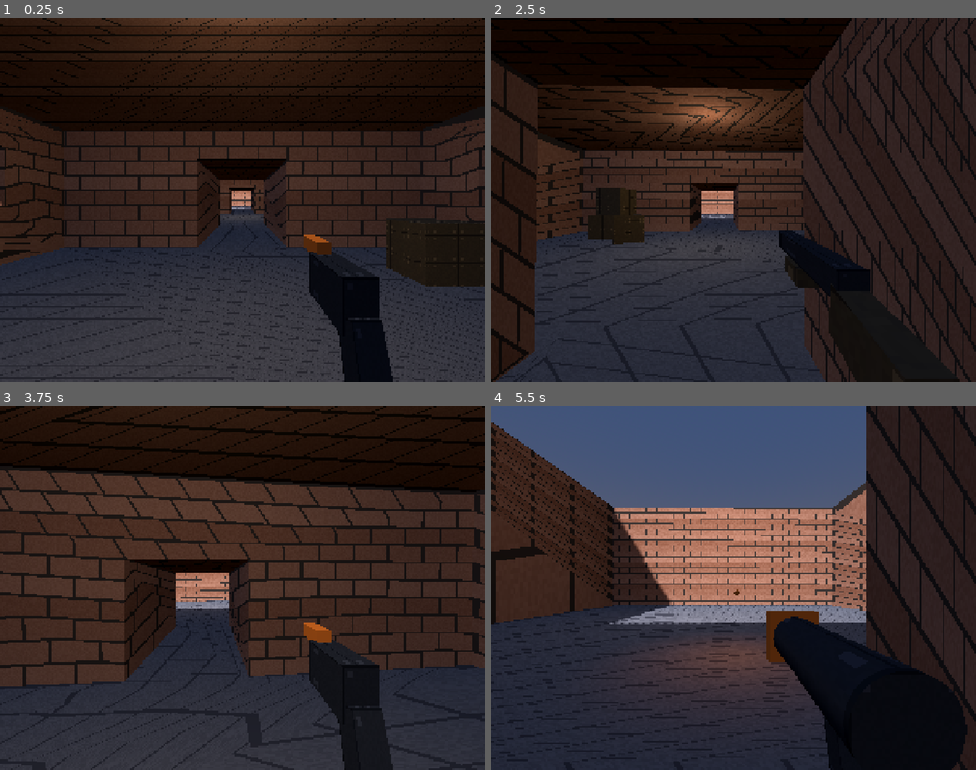
Above: before the commit, frames 1-4 (two rows, left to right).
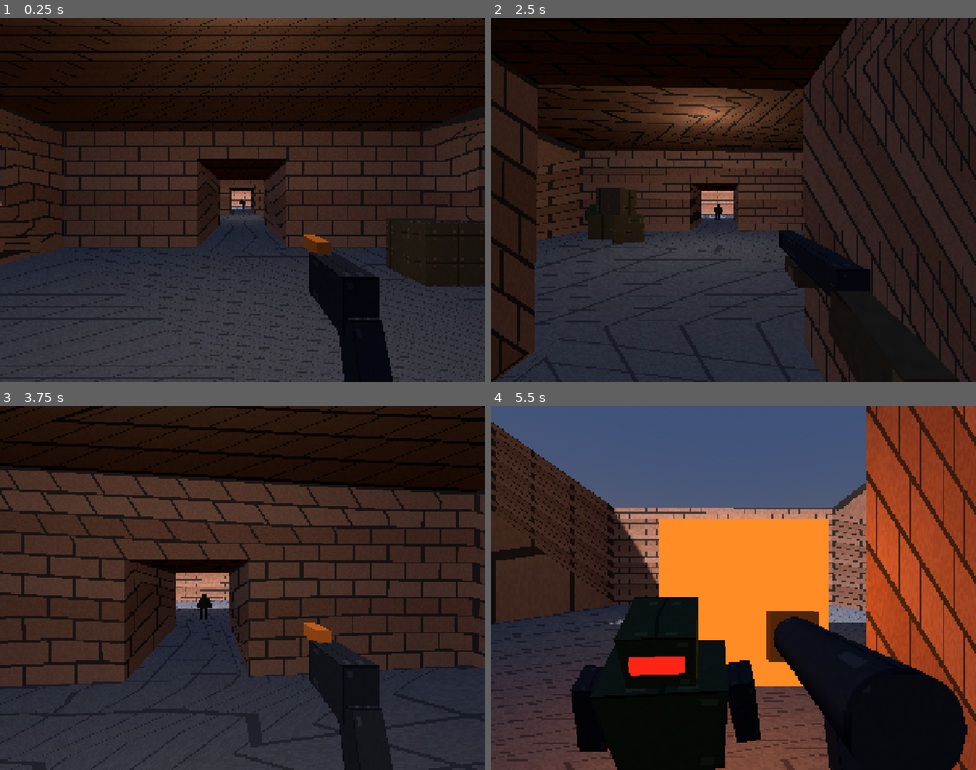
Above: after the commit, the same moments.

Repository: ffindusz/Retro-FPS-I
Game: Godot game, scene res://scenes/main.tscn
Same seed, same stepped clock (60 frames per second), same inputs: the game is played once before the commit and once after it.
Inputs (mouse positions are in pixels of both pictures, inside the frame that each line leads up to):
- Up to frame 1 (0.25 s): no input
- Up to frame 2 (2.5 s): tap Enter at 0.5 s; move the mouse to (757, 200) at 0.52 s; press the mouse at (757, 200) at 0.53 s; hold W (move_forward) from 0.53 s (still down); tap Space (jump) at 0.77, 1.52 s; move the mouse to (709, 200) at 1.27 s; release the mouse at (709, 200) at 1.28 s; tap 1 (weapon_1) at 1.35 s; move the mouse to (743, 192) at 2.02 s; hold 2 (weapon_2) from 2.03 s (still down)
- Up to frame 3 (3.75 s): keep holding W (move_forward); move the mouse to (237, 595) at 2.77 s; release 2 (weapon_2) at 2.78 s; tap 3 (weapon_3) at 2.85 s; tap Space (jump) at 3.02 s; move the mouse to (276, 591) at 3.52 s; hold Mouse wheel down (weapon_next) from 3.53 s (still down)
- Up to frame 4 (5.5 s): keep holding W (move_forward); tap Space (jump) at 3.77, 4.52 s; move the mouse to (694, 584) at 4.27 s; release Mouse wheel down (weapon_next) at 4.28 s; tap Mouse wheel up (weapon_prev) at 4.35 s; move the mouse to (738, 588) at 5.02 s; press the mouse at (738, 588) at 5.03 s

The runs differ from the first frame. In frame 1, less than 0.1% of the frame differs, in the area x 49-51%, y 49-53%; in frame 2, 0.1%; in frame 3, 0.1%; in frame 4, 48%, in the area x 0-100%, y 0-100%.

Commit message:
Phase 4: grunt enemy AI
- EnemyBase FSM: IDLE -> NOTICE -> CHASE -> ATTACK -> DEAD with
  LOS raycasts, coarse perception polling, wall-slide steering around
  obstacles, aggro-on-hit, topple death + despawn
- Low-poly grunt (box primitives, red visor) with run bob; melee attack
- 4 grunts placed in level (one moved off a crate overlap); horizontal
  range checks to avoid attack-state flicker; headless AI test tool

Diff:
--- /dev/null
+++ b/assets/materials/mat_grunt.tres
@@ -0,0 +1,13 @@
+[gd_resource type="ShaderMaterial" load_steps=3 format=3]
+
+[ext_resource type="Shader" path="res://shaders/ps1_vertex_snap.gdshader" id="1_shader"]
+[ext_resource type="Texture2D" path="res://assets/textures/metal_plate.png" id="2_tex"]
+
+[resource]
+shader = ExtResource("1_shader")
+shader_parameter/albedo_color = Color(0.5, 0.62, 0.4, 1)
+shader_parameter/albedo_texture = ExtResource("2_tex")
+shader_parameter/uv_scale = Vector2(1, 1)
+shader_parameter/snap_resolution = 240.0
+shader_parameter/affine_strength = 1.0
+shader_parameter/world_uv = 0.0
--- /dev/null
+++ b/scenes/enemies/enemy_grunt.tscn
@@ -0,0 +1,74 @@
+[gd_scene load_steps=10 format=3]
+
+[ext_resource type="Script" path="res://scripts/enemies/enemy_grunt.gd" id="1_script"]
+[ext_resource type="Material" path="res://assets/materials/mat_grunt.tres" id="2_skin"]
+[ext_resource type="Material" path="res://assets/materials/mat_gunmetal.tres" id="3_metal"]
+
+[sub_resource type="CapsuleShape3D" id="CapsuleShape3D_body"]
+radius = 0.45
+height = 1.7
+
+[sub_resource type="BoxMesh" id="BoxMesh_torso"]
+size = Vector3(0.55, 0.65, 0.32)
+
+[sub_resource type="BoxMesh" id="BoxMesh_head"]
+size = Vector3(0.28, 0.26, 0.28)
+
+[sub_resource type="BoxMesh" id="BoxMesh_arm"]
+size = Vector3(0.14, 0.5, 0.14)
+
+[sub_resource type="BoxMesh" id="BoxMesh_leg"]
+size = Vector3(0.16, 0.7, 0.16)
+
+[sub_resource type="StandardMaterial3D" id="StandardMaterial3D_visor"]
+shading_mode = 0
+albedo_color = Color(1, 0.15, 0.1, 1)
+
+[sub_resource type="BoxMesh" id="BoxMesh_visor"]
+size = Vector3(0.2, 0.06, 0.04)
+
+[node name="EnemyGrunt" type="CharacterBody3D"]
+collision_layer = 4
+collision_mask = 7
+script = ExtResource("1_script")
+
+[node name="CollisionShape3D" type="CollisionShape3D" parent="."]
+transform = Transform3D(1, 0, 0, 0, 1, 0, 0, 0, 1, 0, 0.85, 0)
+shape = SubResource("CapsuleShape3D_body")
+
+[node name="Visual" type="Node3D" parent="."]
+
+[node name="Torso" type="MeshInstance3D" parent="Visual"]
+transform = Transform3D(1, 0, 0, 0, 1, 0, 0, 0, 1, 0, 1.05, 0)
+mesh = SubResource("BoxMesh_torso")
+surface_material_override/0 = ExtResource("2_skin")
+
+[node name="Head" type="MeshInstance3D" parent="Visual"]
+transform = Transform3D(1, 0, 0, 0, 1, 0, 0, 0, 1, 0, 1.52, 0)
+mesh = SubResource("BoxMesh_head")
+surface_material_override/0 = ExtResource("2_skin")
+
+[node name="Visor" type="MeshInstance3D" parent="Visual"]
+transform = Transform3D(1, 0, 0, 0, 1, 0, 0, 0, 1, 0, 1.53, -0.15)
+mesh = SubResource("BoxMesh_visor")
+surface_material_override/0 = SubResource("StandardMaterial3D_visor")
+
+[node name="ArmL" type="MeshInstance3D" parent="Visual"]
+transform = Transform3D(0.985, 0.174, 0, -0.174, 0.985, 0, 0, 0, 1, -0.38, 1.05, 0)
+mesh = SubResource("BoxMesh_arm")
+surface_material_override/0 = ExtResource("3_metal")
+
+[node name="ArmR" type="MeshInstance3D" parent="Visual"]
+transform = Transform3D(0.985, -0.174, 0, 0.174, 0.985, 0, 0, 0, 1, 0.38, 1.05, 0)
+mesh = SubResource("BoxMesh_arm")
+surface_material_override/0 = ExtResource("3_metal")
+
+[node name="LegL" type="MeshInstance3D" parent="Visual"]
+transform = Transform3D(1, 0, 0, 0, 1, 0, 0, 0, 1, -0.15, 0.35, 0)
+mesh = SubResource("BoxMesh_leg")
+surface_material_override/0 = ExtResource("3_metal")
+
+[node name="LegR" type="MeshInstance3D" parent="Visual"]
+transform = Transform3D(1, 0, 0, 0, 1, 0, 0, 0, 1, 0.15, 0.35, 0)
+mesh = SubResource("BoxMesh_leg")
+surface_material_override/0 = ExtResource("3_metal")
--- a/scenes/levels/level_01.tscn
+++ b/scenes/levels/level_01.tscn
@@ -1,6 +1,7 @@
-[gd_scene load_steps=5 format=3]
+[gd_scene load_steps=6 format=3]
 
 [ext_resource type="Material" path="res://assets/materials/mat_wall.tres" id="1_wall"]
+[ext_resource type="PackedScene" path="res://scenes/enemies/enemy_grunt.tscn" id="5_grunt"]
 [ext_resource type="Material" path="res://assets/materials/mat_floor.tres" id="2_floor"]
 [ext_resource type="Material" path="res://assets/materials/mat_metal.tres" id="3_metal"]
 [ext_resource type="Material" path="res://assets/materials/mat_crate.tres" id="4_crate"]
@@ -236,13 +237,27 @@
 light_energy = 1.2
 omni_range = 26.0
 
+[node name="Enemies" type="Node3D" parent="."]
+
+[node name="Grunt1" parent="Enemies" instance=ExtResource("5_grunt")]
+transform = Transform3D(1, 0, 0, 0, 1, 0, 0, 0, 1, -6.5, 0.1, -4.5)
+
+[node name="Grunt2" parent="Enemies" instance=ExtResource("5_grunt")]
+transform = Transform3D(1, 0, 0, 0, 1, 0, 0, 0, 1, 4, 0.1, 2)
+
+[node name="Grunt3" parent="Enemies" instance=ExtResource("5_grunt")]
+transform = Transform3D(1, 0, 0, 0, 1, 0, 0, 0, 1, 22, 0.1, 1)
+
+[node name="Grunt4" parent="Enemies" instance=ExtResource("5_grunt")]
+transform = Transform3D(1, 0, 0, 0, 1, 0, 0, 0, 1, 0, 0.1, -16)
+
 [node name="Spawns" type="Node3D" parent="."]
 
 [node name="PlayerSpawn" type="Marker3D" parent="Spawns"]
 transform = Transform3D(1, 0, 0, 0, 1, 0, 0, 0, 1, 0, 0.1, 22)
 
 [node name="GruntSpawn1" type="Marker3D" parent="Spawns"]
-transform = Transform3D(1, 0, 0, 0, 1, 0, 0, 0, 1, -4, 0.1, -2)
+transform = Transform3D(1, 0, 0, 0, 1, 0, 0, 0, 1, -6.5, 0.1, -4.5)
 
 [node name="GruntSpawn2" type="Marker3D" parent="Spawns"]
 transform = Transform3D(1, 0, 0, 0, 1, 0, 0, 0, 1, 4, 0.1, 2)
--- a/scenes/player/player.tscn
+++ b/scenes/player/player.tscn
@@ -10,7 +10,7 @@
 radius = 0.4
 height = 1.8
 
-[node name="Player" type="CharacterBody3D"]
+[node name="Player" type="CharacterBody3D" groups=["player"]]
 collision_layer = 2
 collision_mask = 5
 script = ExtResource("1_ctrl")
--- /dev/null
+++ b/scripts/enemies/enemy_grunt.gd
@@ -0,0 +1,12 @@
+extends EnemyBase
+## Melee grunt. Adds a simple run-cycle bob on top of the base FSM.
+
+var _bob_time := 0.0
+
+
+func _process(delta: float) -> void:
+	if state == State.CHASE:
+		_bob_time += delta * 10.0
+		visual.position.y = absf(sin(_bob_time)) * 0.09
+	elif state != State.DEAD:
+		visual.position.y = lerpf(visual.position.y, 0.0, minf(delta * 8.0, 1.0))
--- /dev/null
+++ b/scripts/enemies/enemy_state_machine.gd
@@ -0,0 +1,191 @@
+class_name EnemyBase
+extends CharacterBody3D
+## Base enemy with a simple FSM: IDLE -> NOTICE -> CHASE -> ATTACK -> DEAD.
+## Detection is distance + line-of-sight; steering is direct pursuit (the
+## level is open enough that no navmesh is needed). Subclasses override
+## _do_attack() for their attack type.
+
+signal died(enemy: EnemyBase)
+
+enum State { IDLE, NOTICE, CHASE, ATTACK, DEAD }
+
+@export var max_health := 40.0
+@export var move_speed := 3.5
+@export var notice_range := 13.0
+@export var attack_range := 2.0
+@export var attack_damage := 10.0
+@export var attack_interval := 1.1
+@export var notice_delay := 0.45
+@export var turn_speed := 8.0
+@export var gravity := 20.0
+
+## Bit values: 1 = world, 2 = player. Other enemies never block LOS.
+const LOS_MASK := 0b11
+
+var health: float
+var state: State = State.IDLE
+
+var _player: Node3D
+var _state_time := 0.0
+var _attack_timer := 0.0
+var _check_timer := 0.0
+
+@onready var visual: Node3D = $Visual
+
+
+func _ready() -> void:
+	health = max_health
+	add_to_group("enemies")
+	_player = get_tree().get_first_node_in_group("player")
+
+
+func _physics_process(delta: float) -> void:
+	_state_time += delta
+	if not is_on_floor():
+		velocity.y -= gravity * delta
+	match state:
+		State.IDLE:
+			_tick_idle(delta)
+		State.NOTICE:
+			_tick_notice(delta)
+		State.CHASE:
+			_tick_chase(delta)
+		State.ATTACK:
+			_tick_attack(delta)
+		State.DEAD:
+			velocity.x = 0.0
+			velocity.z = 0.0
+	move_and_slide()
+
+
+func take_damage(amount: float, _from: Vector3 = Vector3.ZERO) -> void:
+	if state == State.DEAD:
+		return
+	health -= amount
+	_flash_hit()
+	if health <= 0.0:
+		_die()
+	elif state == State.IDLE or state == State.NOTICE:
+		# Getting shot skips the polite notice pause.
+		_enter(State.CHASE)
+
+
+func _tick_idle(delta: float) -> void:
+	velocity.x = 0.0
+	velocity.z = 0.0
+	# Perception polls on a coarse timer; raycasts every physics tick for
+	# every idle enemy would be wasted work.
+	_check_timer -= delta
+	if _check_timer <= 0.0:
+		_check_timer = 0.25
+		if _distance_to_player() < notice_range and _can_see_player():
+			_enter(State.NOTICE)
+
+
+func _tick_notice(delta: float) -> void:
+	velocity.x = 0.0
+	velocity.z = 0.0
+	_face_player(delta)
+	if _state_time >= notice_delay:
+		_enter(State.CHASE)
+
+
+func _tick_chase(delta: float) -> void:
+	if _player == null:
+		return
+	_face_player(delta)
+	var to := _player.global_position - global_position
+	to.y = 0.0
+	var dir := to.normalized()
+	# Obstacle handling: when pressed against a wall/crate, steer along it
+	# instead of grinding into it head-on (poor man's avoidance).
+	if is_on_wall():
+		var normal := get_wall_normal()
+		normal.y = 0.0
+		var slide := dir - normal * dir.dot(normal)
+		if slide.length() < 0.25:
+			slide = normal.cross(Vector3.UP)
+		dir = slide.normalized()
+	velocity.x = dir.x * move_speed
+	velocity.z = dir.z * move_speed
+	if to.length() <= attack_range and _can_see_player():
+		_enter(State.ATTACK)
+
+
+func _tick_attack(delta: float) -> void:
+	velocity.x = 0.0
+	velocity.z = 0.0
+	_face_player(delta)
+	_attack_timer -= delta
+	if _distance_to_player() > attack_range * 1.3 or not _can_see_player():
+		_enter(State.CHASE)
+		return
+	if _attack_timer <= 0.0:
+		_attack_timer = attack_interval
+		_do_attack()
+
+
+## Default attack: melee swipe. Range re-checked with slack so a player
+## backpedaling mid-swing can still be clipped.
+func _do_attack() -> void:
+	if _player and _player.has_method("take_damage") \
+			and _distance_to_player() <= attack_range * 1.4:
+		_player.take_damage(attack_damage, global_position)
+
+
+func _enter(new_state: State) -> void:
+	state = new_state
+	_state_time = 0.0
+	if new_state == State.ATTACK:
+		# First swing comes after a short windup, not a full interval.
+		_attack_timer = attack_interval * 0.5
+
+
+func _die() -> void:
+	state = State.DEAD
+	died.emit(self)
+	# Corpse: no longer hittable or blocking, topples over, then despawns.
+	collision_layer = 0
+	collision_mask = 1
+	var tween := create_tween()
+	tween.tween_property(visual, "rotation:x", -PI / 2.0, 0.35) \
+			.set_trans(Tween.TRANS_QUAD).set_ease(Tween.EASE_IN)
+	tween.tween_interval(1.4)
+	tween.tween_callback(queue_free)
+
+
+func _face_player(delta: float) -> void:
+	if _player == null:
+		return
+	var to := _player.global_position - global_position
+	var target_yaw := atan2(-to.x, -to.z)
+	rotation.y = lerp_angle(rotation.y, target_yaw, minf(turn_speed * delta, 1.0))
+
+
+func _distance_to_player() -> float:
+	# Horizontal distance: keeps range checks consistent with chase steering
+	# and avoids attack-state flicker when heights differ slightly.
+	if _player == null:
+		return INF
+	var to := _player.global_position - global_position
+	to.y = 0.0
+	return to.length()
+
+
+func _can_see_player() -> bool:
+	if _player == null:
+		return false
+	var from := global_position + Vector3(0, 1.4, 0)
+	var to := _player.global_position + Vector3(0, 0.9, 0)
+	var query := PhysicsRayQueryParameters3D.create(from, to, LOS_MASK, [get_rid()])
+	var hit := get_world_3d().direct_space_state.intersect_ray(query)
+	return not hit.is_empty() and hit.collider == _player
+
+
+func _flash_hit() -> void:
+	Fx.spawn(self, global_position + Vector3(0, 1.1, 0), Color(0.9, 0.2, 0.15), 0.3)
+	if visual == null:
+		return
+	visual.scale = Vector3(1.12, 0.9, 1.12)
+	var tween := create_tween()
+	tween.tween_property(visual, "scale", Vector3.ONE, 0.12)
--- /dev/null
+++ b/tools/test_enemy.gd
@@ -0,0 +1,54 @@
+extends SceneTree
+## Debug helper: headless grunt AI test. Teleports the player in front of a
+## grunt, watches the FSM advance (0 IDLE, 1 NOTICE, 2 CHASE, 3 ATTACK,
+## 4 DEAD), confirms the player takes melee damage, then kills the grunt.
+## Waits are wall-clock based because headless runs uncapped.
+##   Godot_v4.7-stable_win64_console.exe --headless --path . -s tools/test_enemy.gd
+
+var _placed := false
+var _start_ms := 0
+var _killed := false
+var _reported := {}
+
+
+func _initialize() -> void:
+	change_scene_to_file("res://scenes/main.tscn")
+
+
+func _report_once(key: String, msg: String) -> void:
+	if _reported.has(key):
+		return
+	_reported[key] = true
+	print(msg)
+
+
+func _process(_delta: float) -> bool:
+	if current_scene == null:
+		return false
+	var world := current_scene.get_node("ViewportContainer/GameViewport/World")
+	var player: CharacterBody3D = world.get_node("Player")
+	var grunt: CharacterBody3D = world.get_node_or_null("Level01/Enemies/Grunt3")
+	if not _placed:
+		_placed = true
+		_start_ms = Time.get_ticks_msec()
+		player.global_position = Vector3(19, 0.1, 2)
+		player.velocity = Vector3.ZERO
+		print("t=0.0s grunt state=%d (expect 0 IDLE)" % grunt.state)
+		return false
+	var t := (Time.get_ticks_msec() - _start_ms) / 1000.0
+	if t > 0.8 and grunt and not _killed:
+		_report_once("t1", "t=0.8s grunt state=%d (expect 1-2 NOTICE/CHASE)" % grunt.state)
+	if t > 2.5 and grunt and not _killed:
+		_report_once("t2", "t=2.5s grunt state=%d dist=%.2f" % [grunt.state,
+				grunt.global_position.distance_to(player.global_position)])
+	if t > 5.0 and not _killed:
+		_killed = true
+		print("t=5.0s grunt state=%d (expect 3 ATTACK) player health=%d (expect <100)"
+				% [grunt.state, root.get_node("GameState").health])
+		grunt.take_damage(100.0)
+		print("after 100 dmg: state=%d (expect 4 DEAD)" % grunt.state)
+	if t > 7.5:
+		print("grunt freed after death: %s (expect true)" % str(not is_instance_valid(grunt)))
+		print("enemy test done")
+		return true
+	return false
Not shown, added: scripts/enemies/enemy_grunt.gd.uid
Not shown, added: scripts/enemies/enemy_state_machine.gd.uid
Not shown, added: tools/test_enemy.gd.uid
